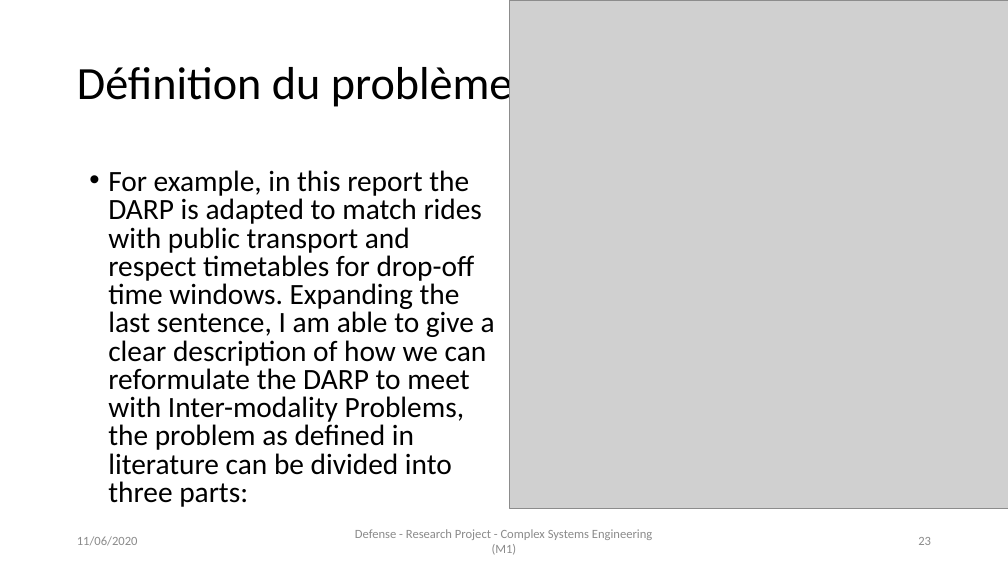
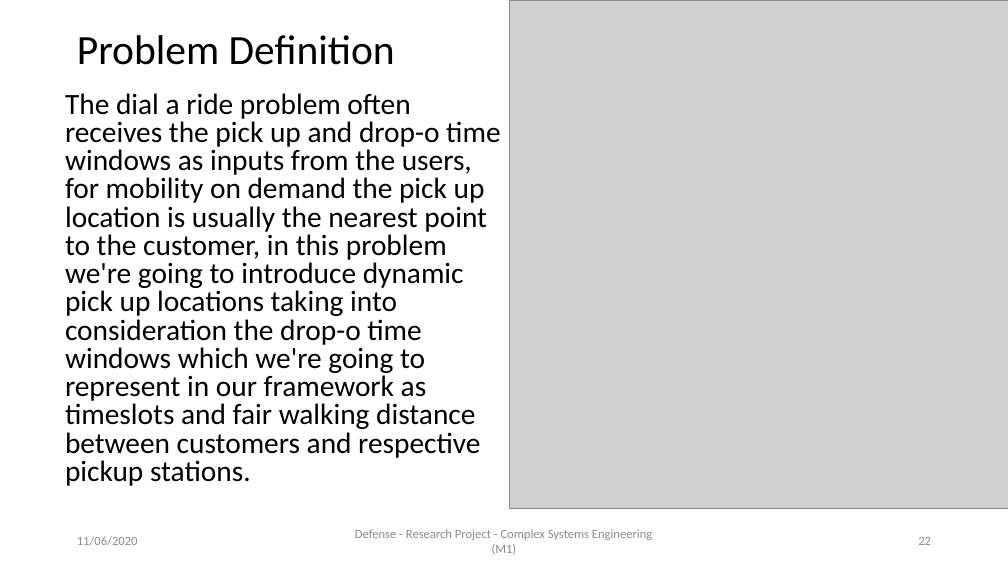
Before and after one commit to AymanABDELHAMID/OD_MTO_DARP, a slide deck: slide 22 of Presentation/presentation_AymanMahmoud.pptx (slide 23 before the commit). Drawn at 1008x567 pixels with LibreOffice and Linux fonts; fonts in the diff are those of the drawing; grey boxes stand for pictures. Boxes give left, top, right and bottom in pixels: in the first picture for what was removed or moved away, otherwise in the second. Text is boxed around its words. In the diff, an @@ line names an element or a change of style, - is before the commit and + after.

```diff
--- a/Presentation/presentation_AymanMahmoud.pptx
+++ b/Presentation/presentation_AymanMahmoud.pptx
@@ title added at <box>77,35,395,65</box>, 39.6 pt, text #000000 @@
+Problem Definition
@@ title removed at <box>77,61,513,111</box> @@
-Définition du problème
@@ text at <box>65,93,500,486</box>: text changed @@
-• For example, in this report the DARP is adapted to match rides with public transport and respect timetables for drop-off time windows. Expanding the last sentence, I am able to give a clear description of how we can reformulate the DARP to meet with Inter-modality Problems, the problem as defined in literature can be divided into three parts:
+The dial a ride problem often receives the pick up and drop-o time windows as inputs from the users, for mobility on demand the pick up location is usually the nearest point to the customer, in this problem we're going to introduce dynamic pick up locations taking into consideration the drop-o time windows which we're going to represent in our framework as timeslots and fair walking distance between customers and respective pickup stations.
```
Also in this commit, not shown: 33 other slides changed, 5 slides added, 2 slides removed, 28 other files.
